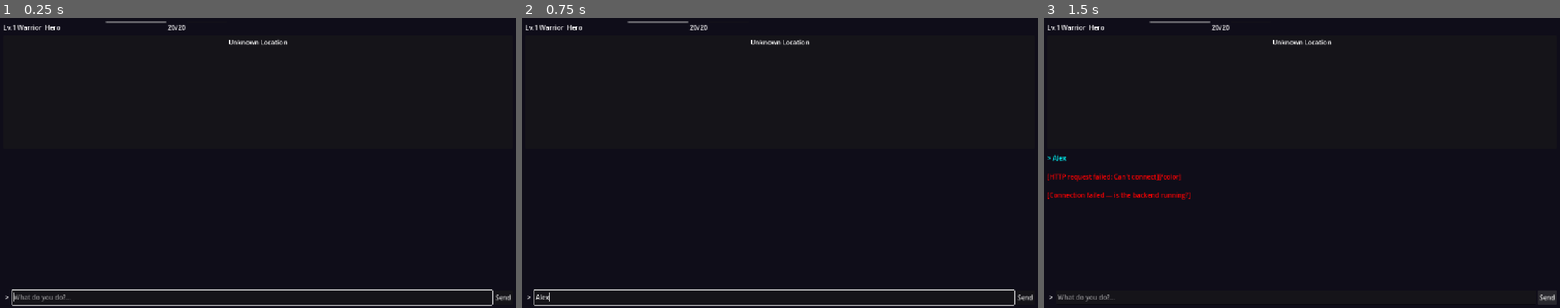
Above: before the commit, frames 1-3 (left to right).
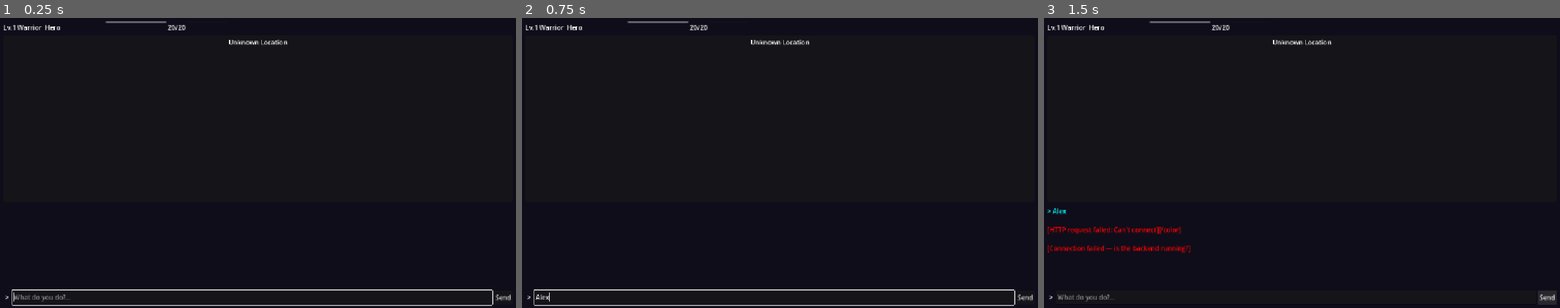
Above: after the commit, the same moments.

Repository: msbel5/ember-rpg
Game: Godot game, scene res://scenes/game_session.tscn
The game is run twice, just before and just after one commit, with the same random seed, the same clock (stepped at 60 frames per second) and the same inputs. This scene is started directly instead of the project's main scene.
Inputs (mouse positions are in pixels of both pictures, inside the frame that each line leads up to):
- Up to frame 1 (0.25 s): no input
- Up to frame 2 (0.75 s): click (774, 296) at 0.52 s; type "Alex" at 0.6 s
- Up to frame 3 (1.5 s): click "Send" at 1.25 s

The runs differ from the first frame. In frame 3, 1.4% of the frame differs, in the area x 0-29%, y 47-82%.

Commit message:
Godot layout: map 2/3 top, narrative 1/3 bottom ratio
- Map panel stretch ratio 2.0, min height 400px
- Narrative panel stretch ratio 1.0, min height 120px
- Map gets 2/3 of vertical space, always clickable

Co-Authored-By: Claude Opus 4.6 (1M context) <noreply@anthropic.com>

Diff:
--- a/godot-client/scenes/game_session.tscn
+++ b/godot-client/scenes/game_session.tscn
@@ -59,7 +59,9 @@
 
 [node name="MapPanel" type="Panel" parent="MainLayout/ContentSplit"]
 layout_mode = 2
-custom_minimum_size = Vector2(0, 280)
+custom_minimum_size = Vector2(0, 400)
+size_flags_vertical = 3
+size_flags_stretch_ratio = 2.0
 
 [node name="LocationLabel" type="Label" parent="MainLayout/ContentSplit/MapPanel"]
 layout_mode = 1
@@ -76,7 +78,9 @@
 
 [node name="NarrativePanel" type="RichTextLabel" parent="MainLayout/ContentSplit"]
 layout_mode = 2
-custom_minimum_size = Vector2(0, 200)
+custom_minimum_size = Vector2(0, 120)
+size_flags_vertical = 3
+size_flags_stretch_ratio = 1.0
 bbcode_enabled = true
 text = ""
 scroll_following = true
